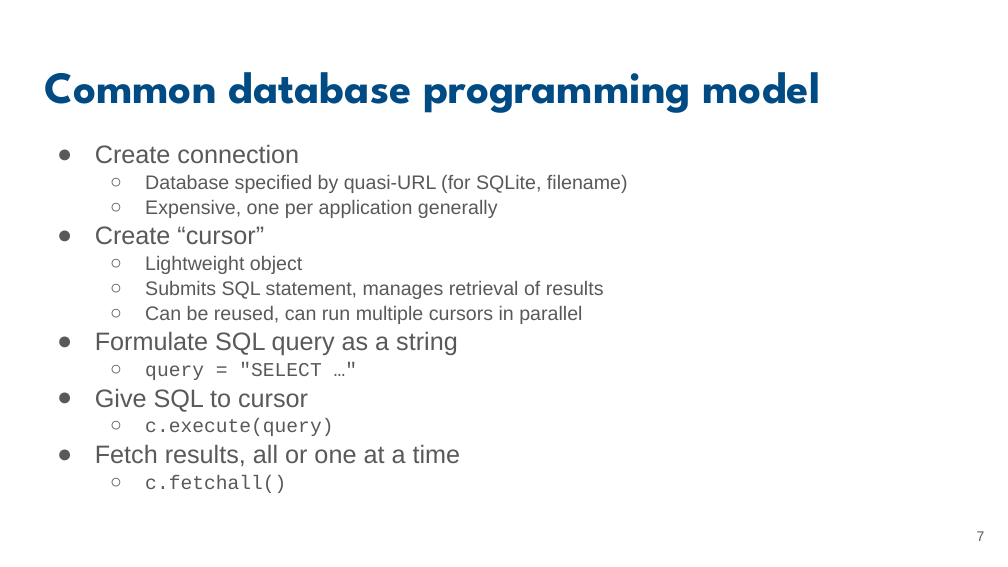
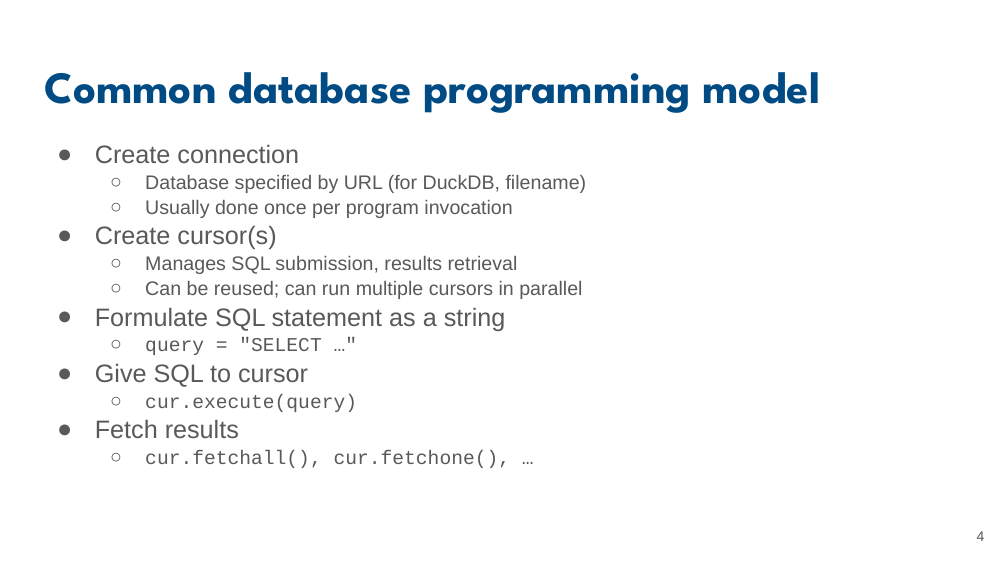
Before and after one commit to UCSB-Library-Research-Data-Services/bren-eds213, a slide deck: slide 4 of modules/week06/slides-06.pptx (slide 7 before the commit). Drawn at 1008x567 pixels with LibreOffice and Linux fonts; fonts in the diff are those of the drawing. Boxes give left, top, right and bottom in pixels: in the first picture for what was removed or moved away, otherwise in the second. Text is boxed around its words. In the diff, an @@ line names an element or a change of style, - is before the commit and + after.

```diff
--- a/modules/week06/slides-06.pptx
+++ b/modules/week06/slides-06.pptx
@@ text at (x1=95, y1=175, x2=587, y2=331): text changed @@
-  ○ Database specified by quasi-URL (for SQLite, filename)
-  ○ Expensive, one per application generally
-● Create “cursor”
-  ○ Lightweight object
-  ○ Submits SQL statement, manages retrieval of results
-  ○ Can be reused, can run multiple cursors in parallel
-● Formulate SQL query as a string
+  ○ Database specified by URL (for DuckDB, filename)
+  ○ Usually done once per program invocation
+● Create cursor(s)
+  ○ Manages SQL submission, results retrieval
+  ○ Can be reused; can run multiple cursors in parallel
+● Formulate SQL statement as a string
@@ text at (x1=95, y1=394, x2=511, y2=468): text changed @@
-  ○ c.execute(query)
-● Fetch results, all or one at a time
-  ○ c.fetchall()
+  ○ cur.execute(query)
+● Fetch results
+  ○ cur.fetchall(), cur.fetchone(), …
@@ page number at (x1=977, y1=531, x2=985, y2=541): text changed @@
-7
+4
```
Also in this commit, not shown: 1 other slide changed, 1 slide added, 4 slides removed, 11 other files.
